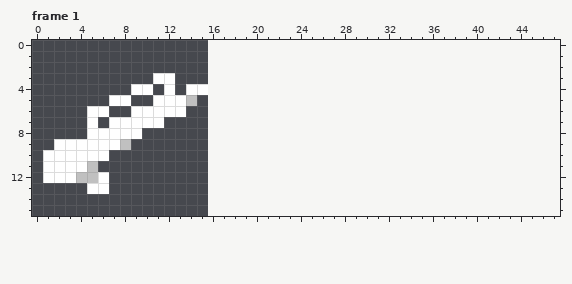
Two versions of one pixel-art file, Aseprite/Weapons/BurstGun/UnloadMag.aseprite. Above, as it was before the edit.
16x16 pixels, 2 frames. Shown: frame 1. The old version is drawn lined up with the new one, on the new canvas. The commit also changed other frames, which this record leaves out.
After the commit:
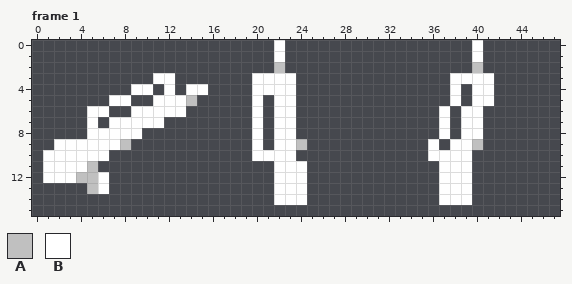
Palette (. is transparent): A #c0c0c0  B #ffffff
Difference:
{"change": "canvas 16x16 -> 48x16"}
{"where": "frame 1"}
{"frame":1,"y":0,"x":22,"old":".","new":"B"}
{"frame":1,"y":0,"x":40,"old":".","new":"B"}
{"frame":1,"y":1,"x":22,"old":".","new":"B"}
{"frame":1,"y":1,"x":40,"old":".","new":"B"}
{"frame":1,"y":2,"x":22,"old":".","new":"A"}
{"frame":1,"y":2,"x":40,"old":".","new":"A"}
{"frame":1,"y":3,"x":20,"old":"....","new":"BBBB"}
{"frame":1,"y":3,"x":38,"old":"....","new":"BBBB"}
{"frame":1,"y":4,"x":20,"old":"....","new":"BBBB"}
{"frame":1,"y":4,"x":38,"old":".","new":"B"}
{"frame":1,"y":4,"x":40,"old":"..","new":"BB"}
{"frame":1,"y":5,"x":20,"old":".","new":"B"}
{"frame":1,"y":5,"x":22,"old":"..","new":"BB"}
{"frame":1,"y":5,"x":38,"old":".","new":"B"}
{"frame":1,"y":5,"x":40,"old":"..","new":"BB"}
{"frame":1,"y":6,"x":20,"old":".","new":"B"}
{"frame":1,"y":6,"x":22,"old":"..","new":"BB"}
{"frame":1,"y":6,"x":37,"old":".","new":"B"}
{"frame":1,"y":6,"x":39,"old":"..","new":"BB"}
{"frame":1,"y":7,"x":20,"old":".","new":"B"}
{"frame":1,"y":7,"x":22,"old":"..","new":"BB"}
{"frame":1,"y":7,"x":37,"old":".","new":"B"}
{"frame":1,"y":7,"x":39,"old":"..","new":"BB"}
{"frame":1,"y":8,"x":20,"old":".","new":"B"}
{"frame":1,"y":8,"x":22,"old":"..","new":"BB"}
{"frame":1,"y":8,"x":37,"old":".","new":"B"}
{"frame":1,"y":8,"x":39,"old":"..","new":"BB"}
{"frame":1,"y":9,"x":20,"old":".","new":"B"}
{"frame":1,"y":9,"x":22,"old":"...","new":"BBA"}
{"frame":1,"y":9,"x":36,"old":".","new":"B"}
{"frame":1,"y":9,"x":38,"old":"...","new":"BBA"}
{"frame":1,"y":10,"x":20,"old":"....","new":"BBBB"}
{"frame":1,"y":10,"x":36,"old":"....","new":"BBBB"}
{"frame":1,"y":11,"x":22,"old":"...","new":"BBB"}
{"frame":1,"y":11,"x":37,"old":"...","new":"BBB"}
{"frame":1,"y":12,"x":22,"old":"...","new":"BBB"}
{"frame":1,"y":12,"x":37,"old":"...","new":"BBB"}
{"frame":1,"y":13,"x":5,"old":"B","new":"A"}
{"frame":1,"y":13,"x":22,"old":"...","new":"BBB"}
{"frame":1,"y":13,"x":37,"old":"...","new":"BBB"}
{"frame":1,"y":14,"x":22,"old":"...","new":"BBB"}
{"frame":1,"y":14,"x":37,"old":"...","new":"BBB"}
